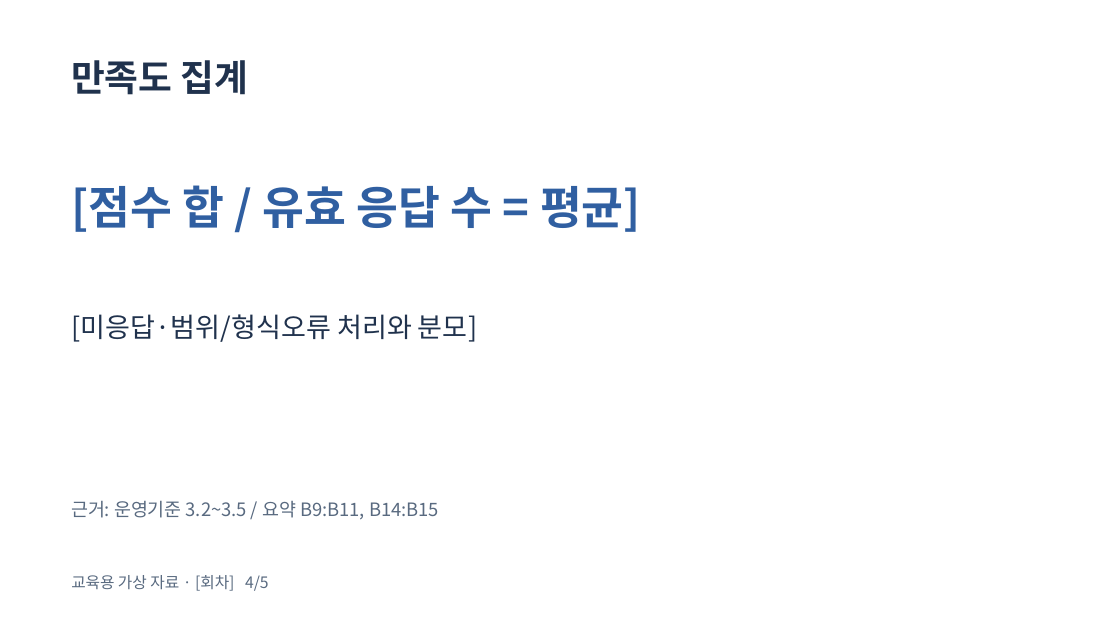
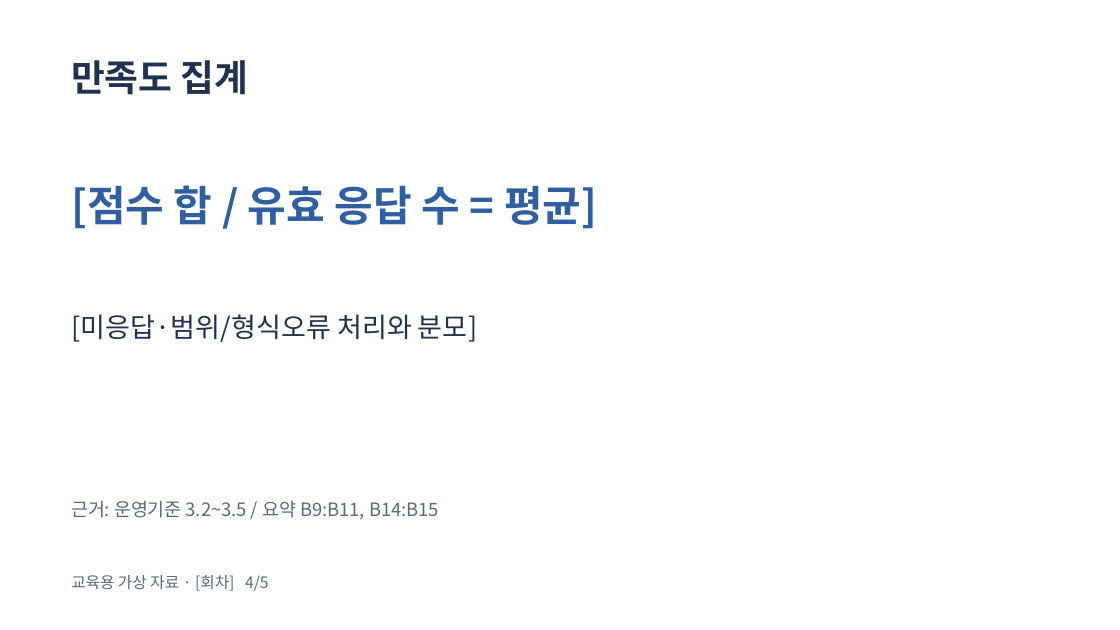
Before and after one commit to zeusk302-png/ulsan-ai-workshop, a slide deck: slide 4 of public/automation/templates/report-template.pptx. Drawn at 1120x630 pixels with LibreOffice and Linux fonts; fonts in the diff are those of the drawing. Boxes give left, top, right and bottom in pixels: in the first picture for what was removed or moved away, otherwise in the second. Text is boxed around its words. In the diff, an @@ line names an element or a change of style, - is before the commit and + after.

```diff
--- a/public/automation/templates/report-template.pptx
+++ b/public/automation/templates/report-template.pptx
@@ text "[점수 합 / 유효 응답 ..." at (71, 185, 597, 229): size 39 to 36 pt @@
```
Also in this commit, not shown: 2 other slides changed, 39 other files.
